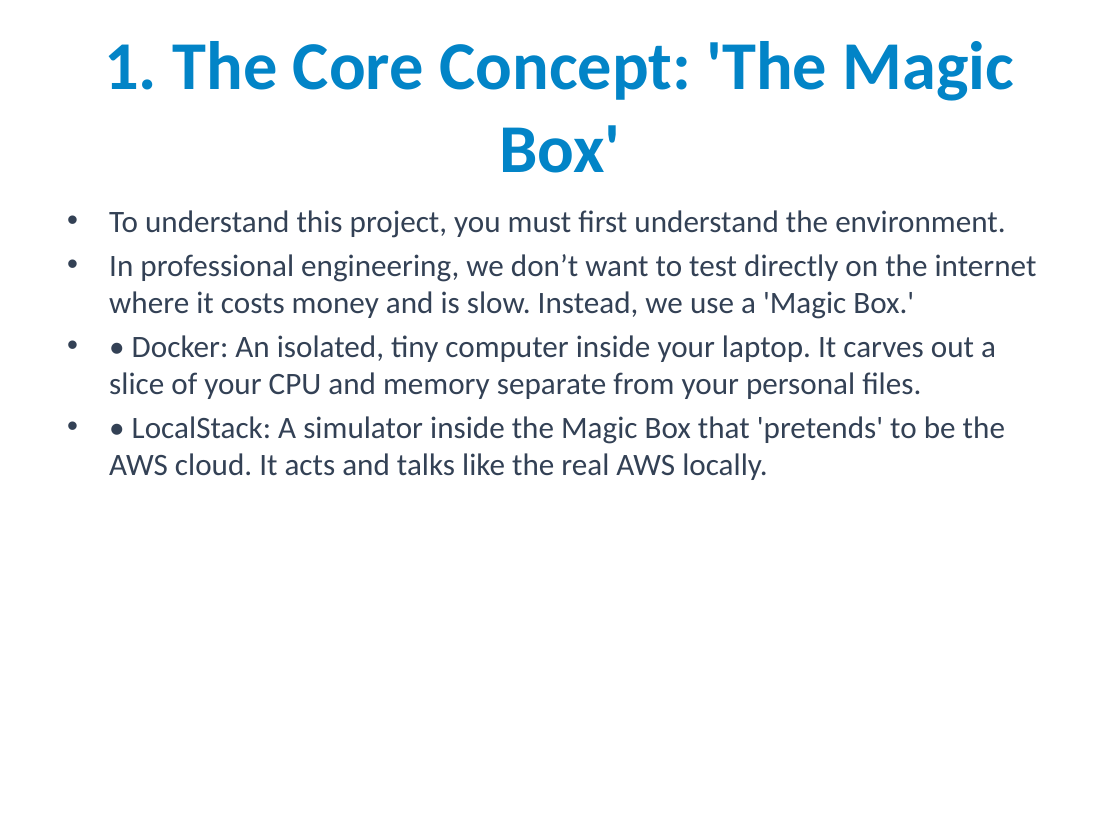
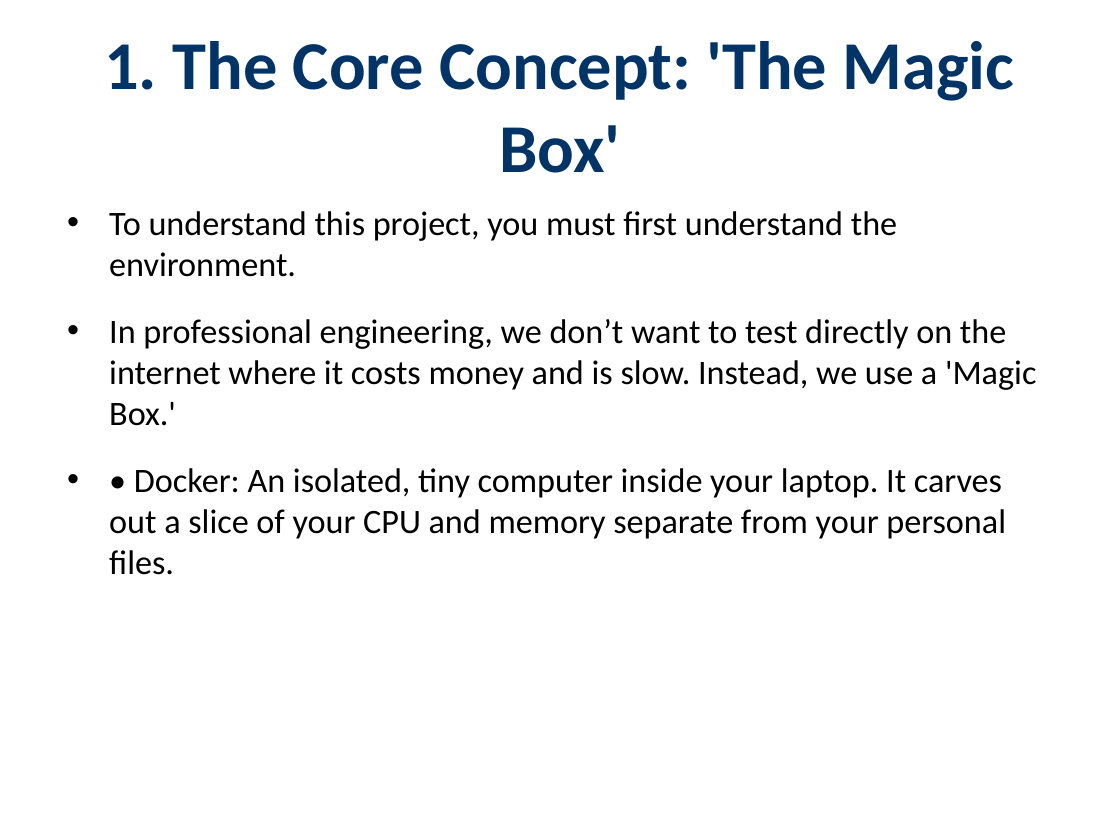
Before and after one commit to Breacher-0/AWS-EC2-local-testing-and-simulation, a slide deck: slide 2 of Ahmed_Khalil_Validation_Demo.pptx. Drawn at 1120x840 pixels with LibreOffice and Linux fonts; fonts in the diff are those of the drawing. Boxes give left, top, right and bottom in pixels: in the first picture for what was removed or moved away, otherwise in the second. Text is boxed around its words. In the diff, an @@ line names an element or a change of style, - is before the commit and + after.

```diff
--- a/Ahmed_Khalil_Validation_Demo.pptx
+++ b/Ahmed_Khalil_Validation_Demo.pptx
@@ title "1. The Core Concept: 'The ..." at [104,41,1014,173]: text colour #0284C7 to #003366 @@
@@ text "To understand this project, you ..." at [109,211,1036,575]: size 20 to 22 pt, text colour #334155 to #000000; more space between paragraphs @@
@@ text at [109,416,1005,480]: paragraph removed @@
-• • LocalStack: A simulator inside the Magic Box that 'pretends' to be the AWS cloud. It acts and talks like the real AWS locally.
```
Also in this commit, not shown: 13 other slides changed, 1 other file.
